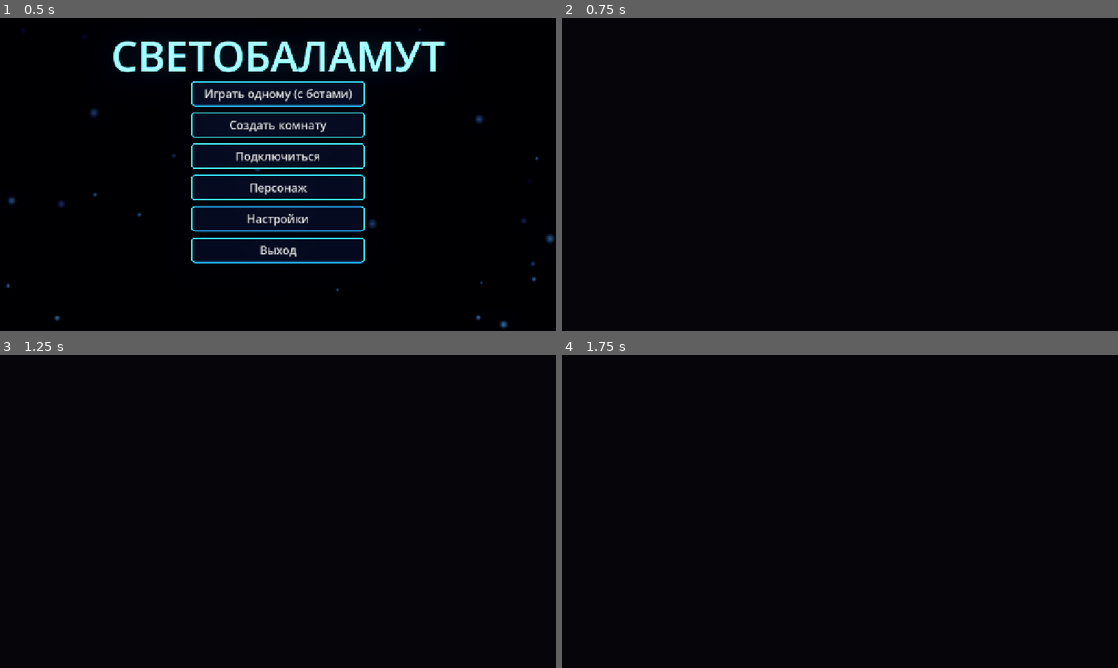
Above: before the commit, frames 1-4 (two rows, left to right).
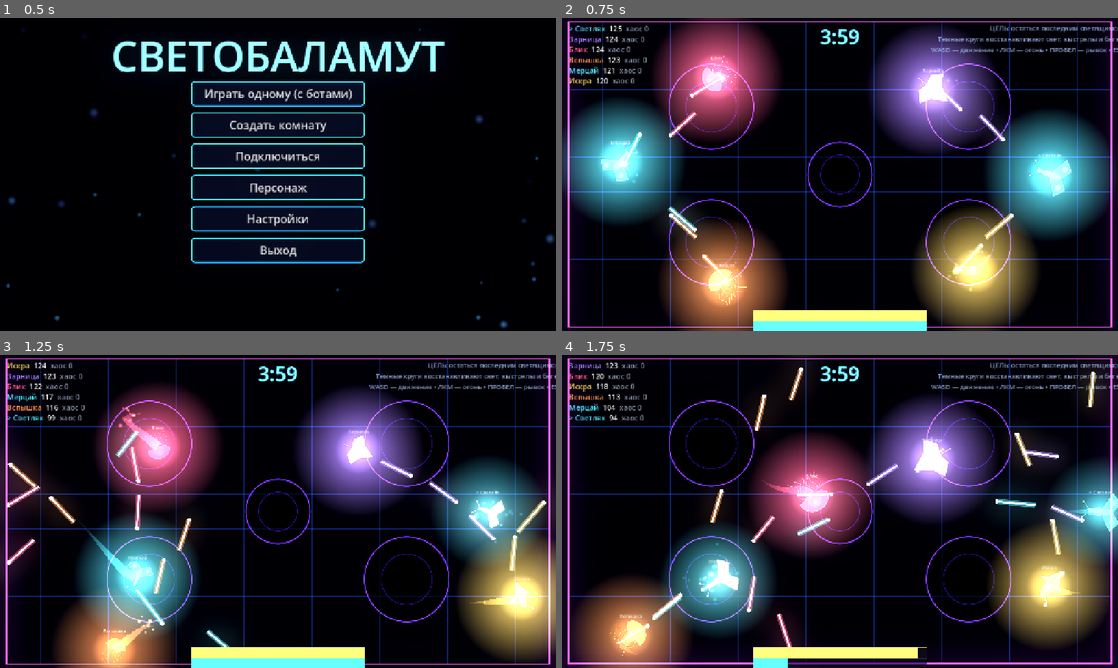
Above: after the commit, the same moments.

Repository: DvoreZZKy/svetobalamut
Game: Godot game, scene res://scenes/menu.tscn
Same seed, same stepped clock (60 frames per second), same inputs: the game is played once before the commit and once after it.
Inputs (mouse positions are in pixels of both pictures, inside the frame that each line leads up to):
- Up to frame 1 (0.5 s): no input
- Up to frame 2 (0.75 s): click "Играть одному (с ботами)" at 0.5 s
- Up to frame 3 (1.25 s): no input
- Up to frame 4 (1.75 s): tap Enter (restart) at 1.25 s; move the mouse to (962, 495) at 1.27 s; hold D (right) from 1.28 s (still down); hold Space (dash) from 1.28 s (still down); click (962, 495) at 1.42 s

Frame 1 is identical in both runs. In frame 2, 48% of the frame differs, in the area x 0-100%, y 0-100%; in frame 3, 43%; in frame 4, 41%.
Error before the commit: Parse Error: Identifier "fake_t" not declared in the current scope. (res://scripts/arena.gd:603)

Commit message:
Remove undeclared fake timer variable

Diff:
--- a/scripts/arena.gd
+++ b/scripts/arena.gd
@@ -600,7 +600,6 @@
 				Sfx.play("chaos")
 				shake = maxf(shake, 26.0)
 				_show_banner(CHAOS_RU.get(e.n, str(e.n)).to_upper())
-				fake_t = float(view.get("tl", 100.0)) * randf_range(0.5, 1.7)
 				var tw := create_tween()
 				tw.tween_method(func(v: float): fx_mat.set_shader_parameter("aberr", v), 0.03, 0.0, 0.55)
 			"win":
